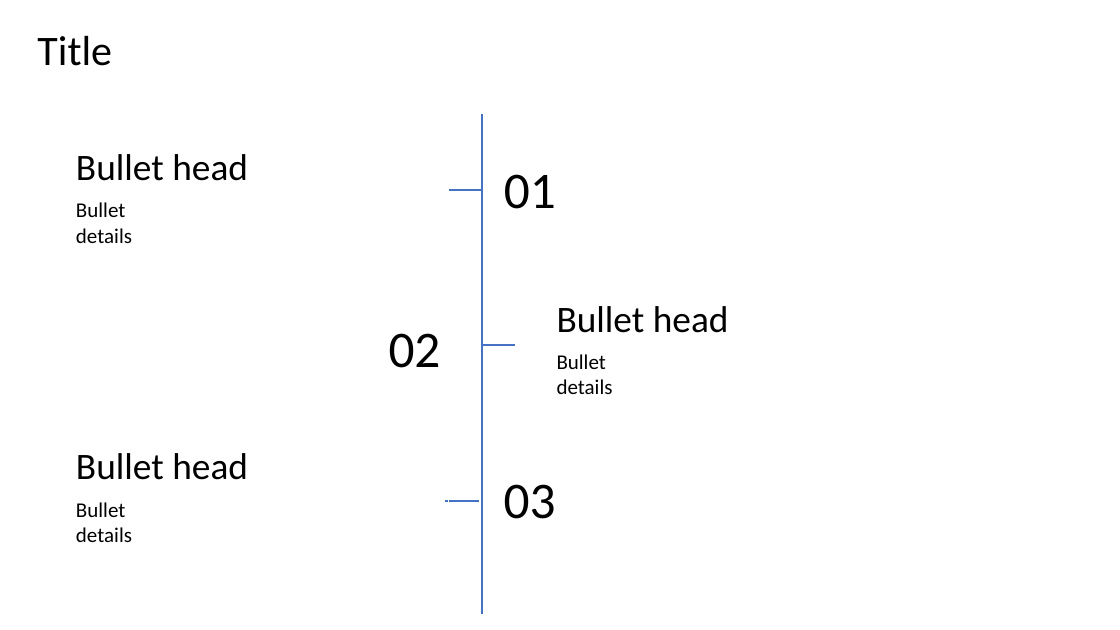
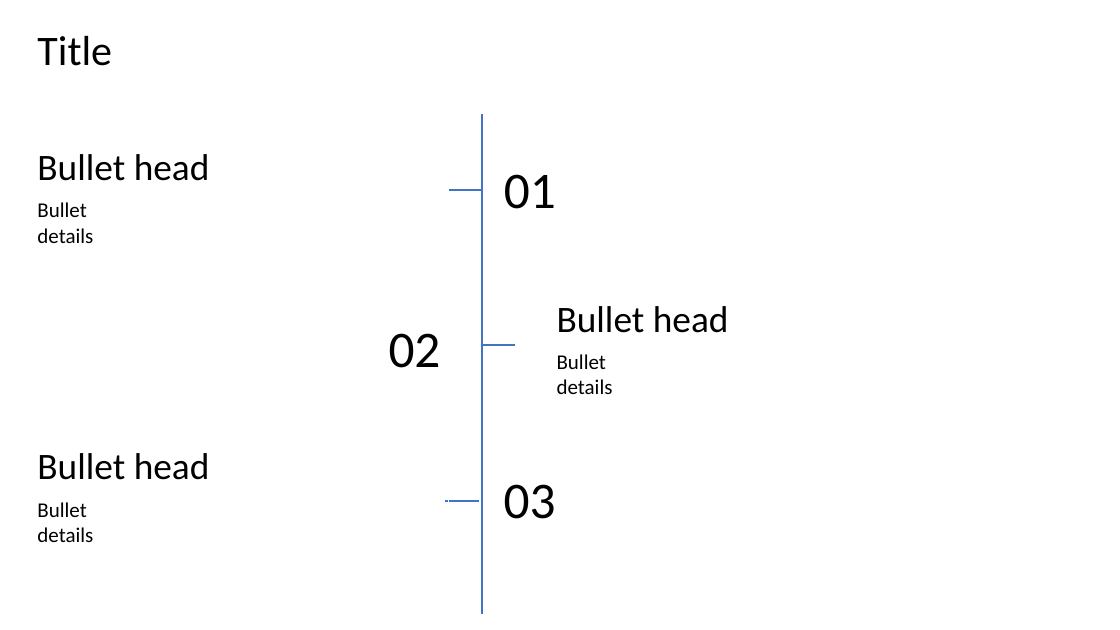
Before and after one commit to vinchet01/Agentic-AI-PPT-Generator, a slide deck: slide 1 of bodytemplates/3 points/1.pptx. Drawn at 1120x630 pixels with LibreOffice and Linux fonts; fonts in the diff are those of the drawing. Boxes give left, top, right and bottom in pixels: in the first picture for what was removed or moved away, otherwise in the second. Text is boxed around its words. In the diff, an @@ line names an element or a change of style, - is before the commit and + after.

```diff
--- a/bodytemplates/3 points/1.pptx
+++ b/bodytemplates/3 points/1.pptx
@@ text "Bullet head" moved from (x1=76, y1=154, x2=248, y2=181) to (x1=37, y1=154, x2=210, y2=181) @@
@@ rectangle "Bullet" resized from (x1=68, y1=192, x2=449, y2=252) to (x1=29, y1=192, x2=449, y2=252) @@
@@ text "Bullet head" moved from (x1=76, y1=453, x2=248, y2=480) to (x1=37, y1=453, x2=210, y2=480) @@
@@ rectangle "Bullet" resized from (x1=68, y1=492, x2=449, y2=552) to (x1=29, y1=492, x2=449, y2=552) @@
```
Also in this commit, not shown: 11 other files.
